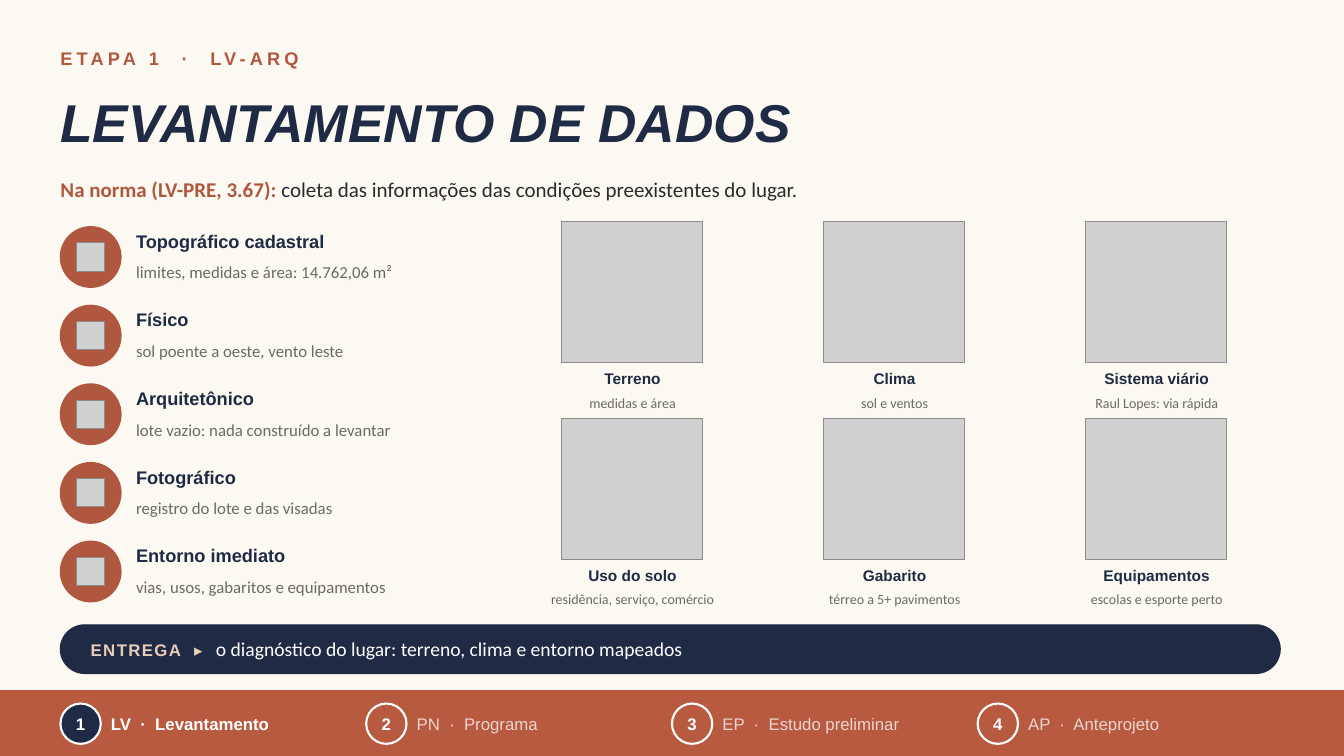
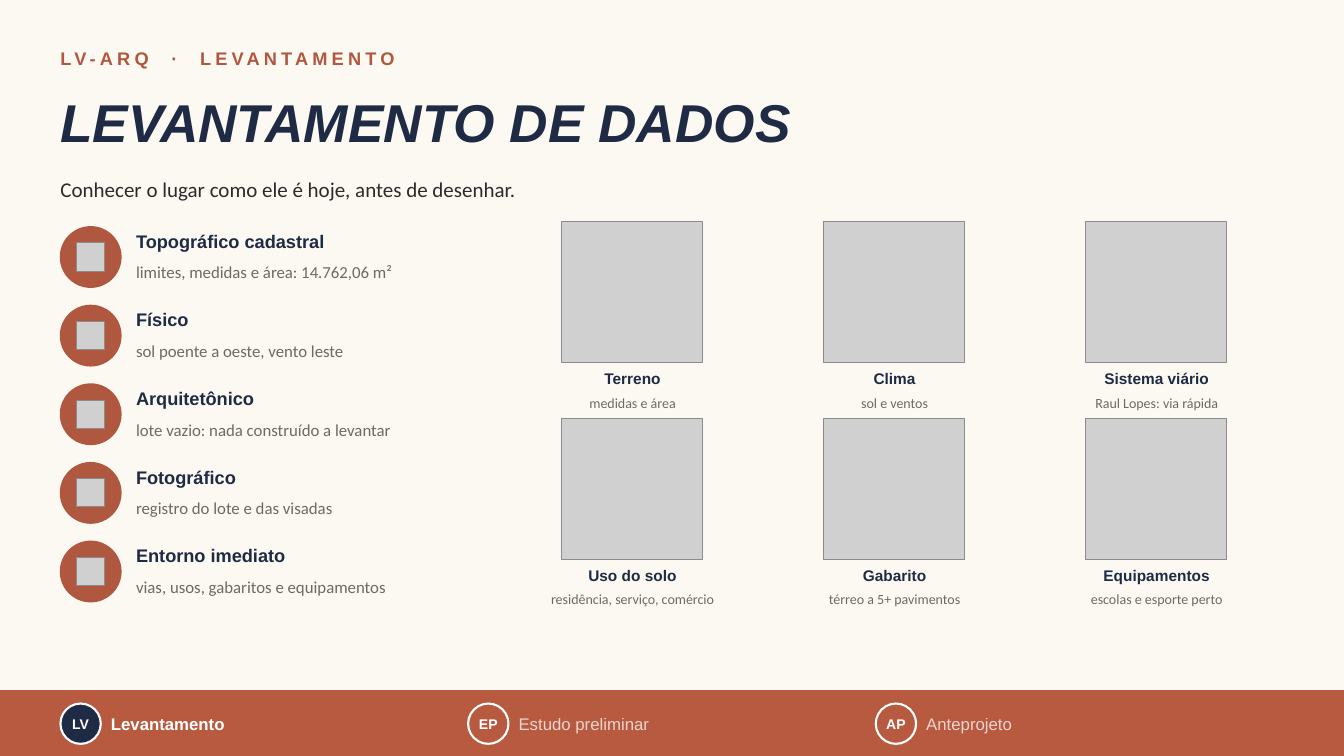
Before and after one commit to arqlais/slide, a slide deck: slide 3 of Claudio_Castro_de_Oliveira_Junior.pptx (slide 4 before the commit). Drawn at 1344x756 pixels with LibreOffice and Linux fonts; fonts in the diff are those of the drawing; grey boxes stand for pictures. Boxes give left, top, right and bottom in pixels: in the first picture for what was removed or moved away, otherwise in the second. Text is boxed around its words. In the diff, an @@ line names an element or a change of style, - is before the commit and + after.

```diff
--- a/Claudio_Castro_de_Oliveira_Junior.pptx
+++ b/Claudio_Castro_de_Oliveira_Junior.pptx
@@ text at <box>60,52,95,65</box>: text changed @@
-ETAPA 1 · LV-ARQ
+LV-ARQ · LEVANTAMENTO
@@ text at <box>60,182,515,201</box>: text changed @@
-Na norma (LV-PRE, 3.67): coleta das informações das condições preexistentes do lugar.
+Conhecer o lugar como ele é hoje, antes de desenhar.
@@ rounded rectangle removed at <box>60,625,1280,674</box> @@
@@ text removed at <box>91,642,682,660</box> @@
-ENTREGA ▸ o diagnóstico do lugar: terreno, clima e entorno mapeados
@@ text added at <box>72,719,89,729</box>, 10 pt, text #FFFFFF, bold @@
+LV
@@ text removed at <box>76,718,85,730</box> @@
-1
@@ text at <box>111,718,225,730</box>: text changed @@
-LV · Levantamento
+Levantamento
@@ text removed at <box>382,718,391,730</box> @@
-2
@@ text removed at <box>417,718,538,734</box> @@
-PN · Programa
@@ ellipse: place and size @@
-ellipse at <box>366,704,406,744</box>
+ellipse at <box>468,704,508,744</box>
@@ text added at <box>479,719,498,729</box>, 10 pt, text #FFFFFF, bold @@
+EP
@@ text at <box>519,718,649,734</box>: text changed @@
-EP · Estudo preliminar
+Estudo preliminar
@@ ellipse removed at <box>673,704,713,744</box> @@
@@ text removed at <box>687,718,696,730</box> @@
-3
@@ ellipse: place and size @@
-ellipse at <box>978,704,1018,744</box>
+ellipse at <box>876,704,917,744</box>
@@ text added at <box>886,719,905,729</box>, 10 pt, text #FFFFFF, bold @@
+AP
@@ text at <box>926,718,1012,734</box>: text changed @@
-AP · Anteprojeto
+Anteprojeto
@@ text removed at <box>993,718,1002,730</box> @@
-4
```
Also in this commit, not shown: 7 other slides changed, 1 slide added, 3 slides removed, 3 other files.
